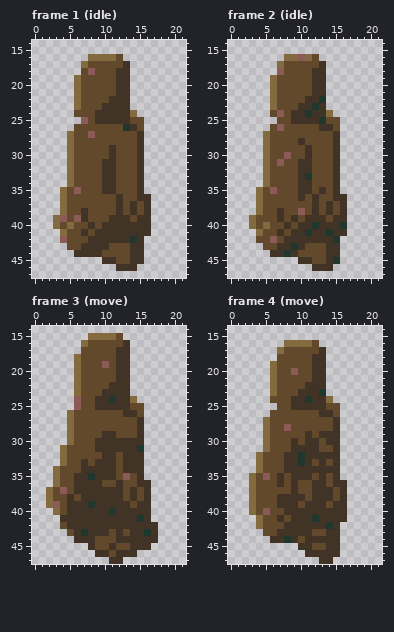
Pixel-art file: aseprite/performance-sets/Necromancer.ase. Above, as it was before the edit.
24x48 pixels, 37 frames. Shown: frame 1 (idle): x 0..21, y 14..47; frame 2 (idle): x 0..21, y 14..47; frame 3 (move): x 0..21, y 14..47; frame 4 (move): x 0..21, y 14..47. The commit also changed other frames, which this record leaves out.
The result:
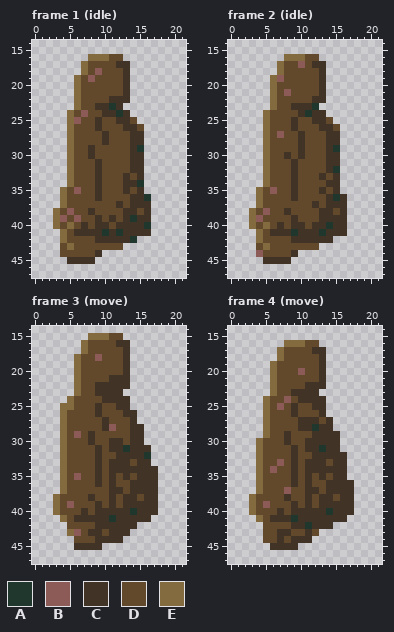
Palette (. is transparent): A #20372d  B #8d5b57  C #413325  D #63492c  E #836b3f
Commit message: Add NE Move Necromancer animation
Changes in this commit:
layer "nw" now hidden
layer "ne" now shown
Frame 1 (idle):
y 16: x 11 E -> D
y 17: x 12 D -> C
y 18: x 7..9 DBD -> EDB; x 12 C -> D
y 19: x 8 D -> B; x 12 C -> D
y 20..21: x 12 C -> D
y 23: x 9 D -> C; x 11 C -> A; x 13 C -> .
y 24: x 5 . -> E; x 7 D -> B; x 9 C -> D; x 12 C -> A; x 14 E -> .
y 25: x 5..7 ..B -> EBD; x 10..11 CC -> DD; x 15 D -> .
y 26: x 5 . -> E; x 9 D -> C; x 13 A -> C
y 27: x 8 B -> D; x 10 D -> C; x 14 D -> C
y 28: x 10 D -> C; x 14 D -> C
y 29: x 8 D -> C; x 11 C -> D; x 14..15 DC -> CA
y 30: x 8 D -> C; x 11 C -> D; x 14 D -> C
y 31..32: x 9..11 DCC -> CDD; x 14 D -> C
y 33: x 9..11 DCC -> CDD; x 13 D -> C
y 34: x 9..11 DCC -> CDD; x 13..15 DDC -> CCA
y 35: x 9..11 DCC -> CDD; x 13 D -> C
y 36: x 9 D -> C; x 12 C -> D; x 14 D -> C; x 16 C -> A
y 37: x 15 D -> C
y 38: x 3..5 .ED -> EDB; x 7..8 CD -> DC; x 12..13 CD -> DC
y 39: x 7 C -> D; x 9 D -> C; x 12 C -> D; x 14 D -> A
y 40: x 7..9 DCD -> CDC; x 11 C -> D; x 16 C -> A
y 41: x 6 D -> C; x 8 D -> C; x 10 C -> A; x 12 C -> A
y 42: x 4 B -> E; x 8 C -> D; x 15 C -> .
y 43: x 4..5 .D -> DE; x 7..10 CCCC -> DDDD; x 13..15 DCC -> ...
y 44: x 4..8 ..CCC -> DDDDD; x 10..15 DDDDCC -> ......
y 45: x 5..8 .... -> CCCC; x 10..15 CCDDCC -> ......
y 46: x 12..14 CCC -> ...
Frame 2 (idle):
y 16: x 10..11 BE -> ED
y 17: x 10 D -> B; x 12 D -> C
y 18: x 7 B -> E; x 12 C -> D
y 19: x 7 D -> B; x 12 C -> D
y 20: x 12 C -> D
y 21: x 8 D -> B; x 12 C -> D
y 22: x 11 C -> D; x 13 A -> C
y 23: x 9 D -> C; x 13 C -> .
y 24: x 5 . -> E; x 7 B -> D; x 9 C -> D; x 14 E -> .
y 25: x 5..6 .. -> ED; x 10..11 CC -> DD; x 13 A -> C; x 15 D -> .
y 26: x 5 . -> E; x 7 B -> D; x 9 D -> C
y 27: x 7 D -> B; x 10 D -> C; x 14 D -> C
y 28: x 14 D -> C
y 29: x 10..11 DC -> CD; x 14..15 DC -> CA
y 30: x 8 B -> C; x 10..11 DC -> CD; x 14 D -> C
y 31: x 7 B -> D; x 9..11 DCC -> CDD; x 14 D -> C
y 32: x 9..11 DCC -> CDD; x 14..15 DC -> CA
y 33: x 9..11 DCA -> CDD; x 13 D -> C
y 34: x 9..11 DCC -> CDD; x 14 D -> C
y 35: x 9..11 DCC -> CDD
y 36: x 9..10 DC -> CD; x 12 C -> D; x 14..15 DC -> CA
y 37: x 15 D -> C
y 38: x 3..5 .ED -> EDB; x 7..8 CD -> DC; x 10 B -> D; x 12..13 CD -> DC
y 39: x 4 D -> B; x 7 C -> D; x 11..12 CC -> DD; x 14 D -> C
y 40: x 7..9 DCD -> CDC; x 11..12 CA -> DC; x 14 C -> A; x 16 A -> C
y 41: x 6 D -> C; x 8..9 DC -> CA; x 11 A -> C; x 13..14 CA -> AC
y 42: x 4 D -> E; x 6 B -> D; x 8 C -> D; x 15 A -> .
y 43: x 4..5 .D -> DE; x 7..10 CCAC -> DDDD; x 13..15 DCC -> ...
y 44: x 4..8 ..CCA -> BDDDD; x 10..15 DDDDCC -> ......
y 45: x 5..8 .... -> CCCC; x 10..15 CCDDCA -> ......
y 46: x 12..14 CCC -> ...
Frame 3 (move):
y 15: x 11 E -> D
y 16: x 12 D -> C
y 17: x 7 D -> E; x 12 C -> D
y 18: x 9 D -> B; x 12 C -> D
y 19: x 10 B -> D; x 12 C -> D
y 20: x 12 C -> D
y 21: x 11 D -> C
y 22: x 9..10 DD -> CC
y 23: x 9 D -> C; x 13 C -> .
y 24: x 5..6 .B -> ED; x 9 C -> D; x 11 A -> C; x 14 E -> .
y 25: x 4..6 ..B -> EED; x 10..11 CC -> DD; x 14..15 DD -> ..
y 26: x 4..5 .E -> ED; x 9 D -> C; x 15 D -> .
y 27: x 4..5 .E -> ED; x 10 D -> C; x 14..15 DC -> C.
y 28: x 4..5 .E -> ED; x 10..11 DD -> CB; x 14 D -> C
y 29: x 4..6 .ED -> EDB; x 8 D -> C; x 10..11 CC -> DD; x 14 D -> C
y 30: x 4..5 .E -> ED; x 8..10 DCC -> CDD; x 13 C -> D
y 31: x 10 C -> D; x 13 C -> A; x 15..16 A. -> CC
y 32: x 9..12 DCCD -> CDDC; x 16 . -> A
y 33: x 7 C -> D; x 10 C -> D; x 12 D -> C; x 14 C -> D; x 16 . -> C
y 34: x 3..4 ED -> .E; x 7..8 CC -> DD; x 10 C -> D; x 12 D -> C; x 16..17 .. -> CC
y 35: x 3..4 ED -> .E; x 6..8 CCA -> BDD; x 10 C -> D; x 13 B -> C; x 16..17 .. -> CC
y 36: x 3..4 ED -> .E; x 6..8 CCC -> DDD; x 11..12 DC -> CD; x 14 D -> C; x 17 . -> C
y 37: x 2..4 EDB -> ..E; x 6..10 CCCCC -> DDDDD; x 15 D -> C; x 17 . -> C
y 38: x 2..3 ED -> .E; x 5 C -> D; x 7 C -> D; x 9..10 CC -> DD; x 12..13 CD -> DC; x 17 . -> C
y 39: x 2..3 EB -> .E; x 5..8 CCCA -> BDDD; x 10 C -> D; x 12 C -> D; x 14 D -> C; x 17 . -> C
y 40: x 5..6 CC -> DD; x 8 C -> D; x 11 A -> C; x 14 C -> A; x 17 . -> C
y 41: x 4..5 CC -> ED; x 11 C -> A; x 15 A -> C
y 42: x 4..8 DCCCC -> .DDDD; x 15..17 CCC -> ...
y 43: x 5..7 DCA -> EBD; x 10..11 CD -> DC; x 13..17 DCCAC -> C....
y 44: x 6..11 CCCDDD -> DDDCCC; x 13..17 CCCCC -> .....
y 45: x 6..7 .. -> CC; x 9..16 DDCDDCCC -> C.......
y 46: x 9..14 CCDCCC -> ......
y 47: x 11..12 CC -> ..
Frame 4 (move):
y 16: x 11 E -> D
y 17: x 12 D -> C
y 18: x 7 D -> E; x 12 C -> D
y 19: x 12 C -> D
y 20: x 9..10 BD -> DB; x 12 C -> D
y 21: x 12 C -> D
y 23: x 9 D -> C; x 13 A -> .
y 24: x 5 . -> E; x 8..9 DC -> BD; x 11 A -> C; x 14 E -> .
y 25: x 5..7 ..D -> EDB; x 10..11 CC -> DD; x 14..15 DD -> ..
y 26: x 5 . -> E; x 9 D -> C; x 14..15 CD -> ..
y 27: x 10..12 DDD -> CCC; x 14..15 DC -> C.
y 28: x 8 B -> D; x 10..15 DDDDDC -> CCACC.
y 29: x 8 D -> C; x 11..12 CD -> DC
y 30: x 4..5 .E -> ED; x 8..9 DC -> CD; x 13 D -> C
y 31: x 4..5 .E -> ED; x 10 C -> D; x 13..14 DD -> AC
y 32: x 8 C -> D; x 10..11 AC -> DD; x 16 . -> C
y 33: x 7..8 DC -> BD; x 10 A -> D; x 12 D -> C; x 16 . -> C
y 34: x 6 D -> B; x 8 C -> D; x 10 C -> D; x 16 . -> C
y 35: x 3..5 EDB -> .ED; x 7 C -> D; x 10 C -> D; x 16 . -> C
y 36: x 3..4 ED -> .E; x 7 C -> D; x 11..14 DCCD -> CDDC; x 17 . -> C
y 37: x 3..4 ED -> .E; x 8..9 DC -> BD; x 11 D -> C; x 13 C -> D; x 15 D -> C; x 17 . -> C
y 38: x 7 C -> D; x 9..12 CCDC -> DDCD; x 17 . -> C
y 39: x 5 D -> B; x 7..8 CC -> DD; x 12 C -> D; x 14 D -> C; x 17 . -> C
y 40: x 5 B -> D; x 7..8 DC -> CD; x 14 C -> A; x 17 . -> C
y 41: x 6 D -> C; x 8..9 DC -> CA; x 12 A -> C
y 42: x 4 E -> .; x 8 C -> D; x 11 C -> A; x 14..15 AC -> C.
y 43: x 9..10 CC -> DD; x 13..15 DCC -> ...
y 44: x 5..6 .C -> DD; x 8 A -> D; x 10 D -> C; x 12..15 CCCC -> ....
y 45: x 6..15 ....CCDDCC -> CCCC......
y 46: x 11..15 CCCCC -> .....
y 47: x 13..14 CC -> ..
